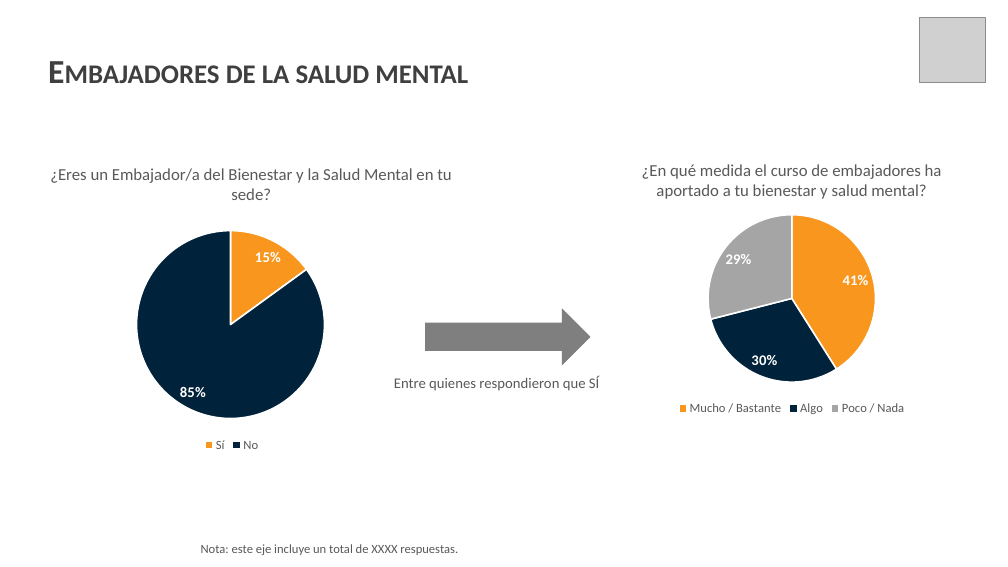
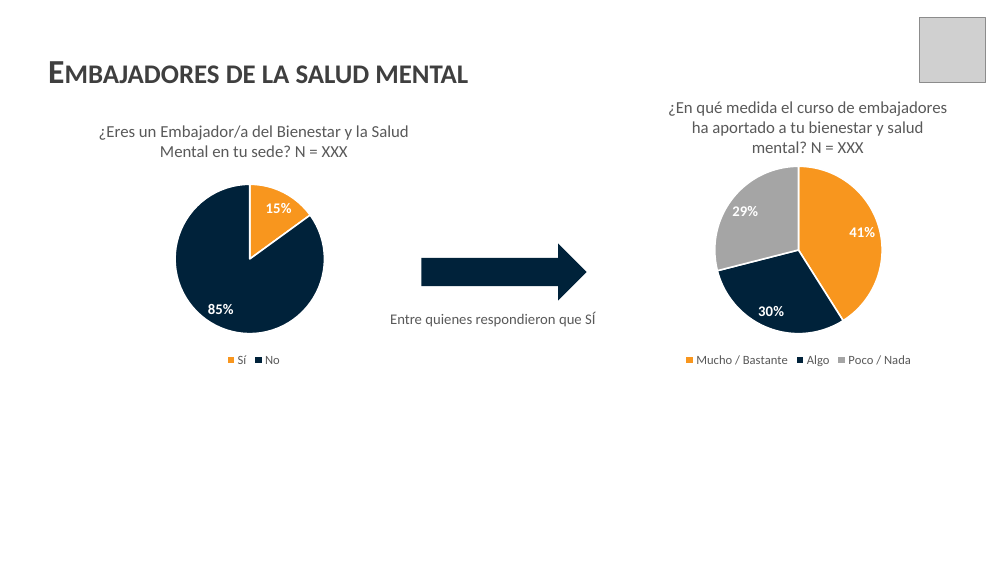
Before and after one commit to SebaValenzuela/RBDUOC2025, a slide deck: slide 60 of reports/templates/template-prueba.pptx. Drawn at 1008x567 pixels with LibreOffice and Linux fonts; fonts in the diff are those of the drawing; grey boxes stand for pictures; background and template pictures are left out. Boxes give left, top, right and bottom in pixels: in the first picture for what was removed or moved away, otherwise in the second. Text is boxed around its words. In the diff, an @@ line names an element or a change of style, - is before the commit and + after.

```diff
--- a/reports/templates/template-prueba.pptx
+++ b/reports/templates/template-prueba.pptx
@@ text at (668, 101, 948, 153): text changed @@
-¿En qué medida el curso de embajadores ha aportado a tu bienestar y salud mental?
+¿En qué medida el curso de embajadores ha aportado a tu bienestar y salud mental? N = XXX
@@ text at (99, 125, 409, 157): text changed @@
-¿Eres un Embajador/a del Bienestar y la Salud Mental en tu sede?
+¿Eres un Embajador/a del Bienestar y la Salud Mental en tu sede? N = XXX
@@ pie chart: place and size @@
-pie chart at (5, 203, 459, 456)
+pie chart at (60, 156, 447, 371)
@@ pie chart: place and size @@
-pie chart at (599, 204, 985, 419)
+pie chart at (606, 156, 992, 371)
@@ right arrow: place and size @@
-right arrow at (426, 309, 590, 364)
+right arrow at (422, 245, 586, 299)
@@ right arrow at (422, 245, 586, 299): fill #7F7F7F to #00223A; outline #7F7F7F 1 pt to #00223A 1 pt @@
@@ text "Entre quienes respondieron que SÍ": place and size @@
-text "Entre quienes respondieron que SÍ" at (394, 376, 599, 391)
+text "Entre quienes respondieron que SÍ" at (390, 312, 595, 327)
@@ text removed at (201, 544, 458, 555) @@
-Nota: este eje incluye un total de XXXX respuestas.
```
Also in this commit, not shown: 16 other slides changed, 13 other files.
